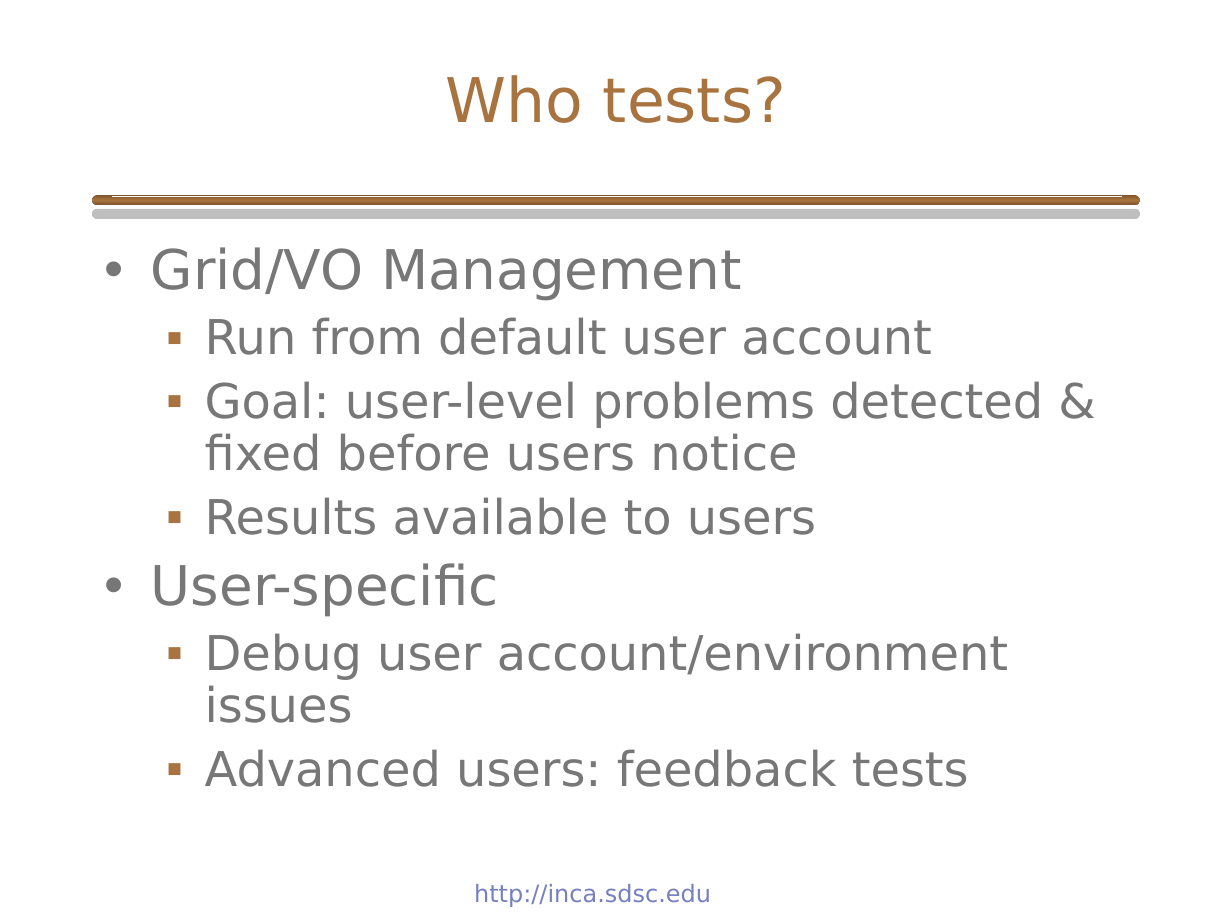
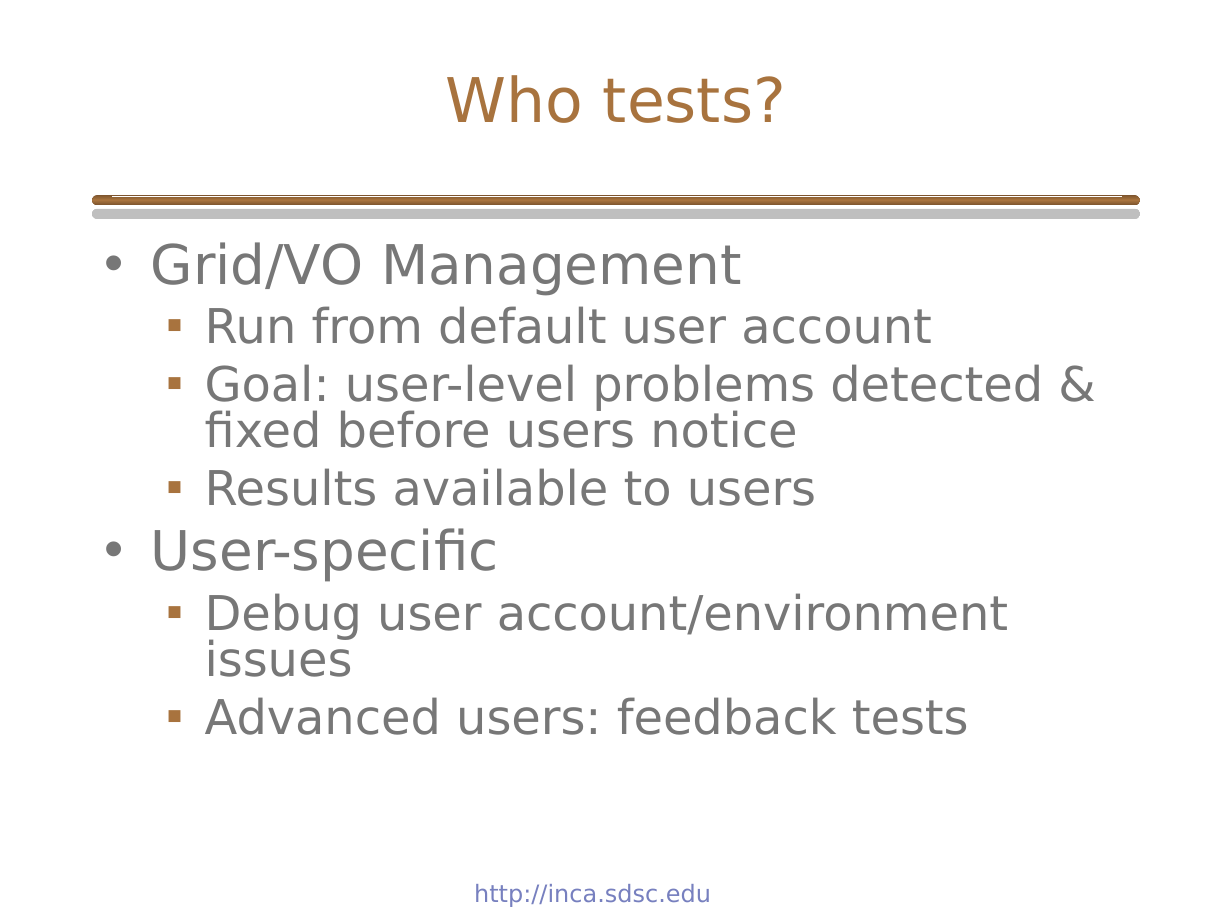
Before and after one commit to IncaProject/inca-xsede, a slide deck: slide 6 of talks/inca_sc05.ppt. Drawn at 1232x924 pixels with LibreOffice and Linux fonts; fonts in the diff are those of the drawing; background and template pictures are left out. Boxes give left, top, right and bottom in pixels: in the first picture for what was removed or moved away, otherwise in the second. Text is boxed around its words. In the diff, an @@ line names an element or a change of style, - is before the commit and + after.

```diff
--- a/talks/inca_sc05.ppt
+++ b/talks/inca_sc05.ppt
@@ text "Grid/VO Management" at <box>151,242,1043,735</box>: line spacing 0.9 to 0.8 @@
```
Also in this commit, not shown: 11 other slides changed, 2 slides added.
